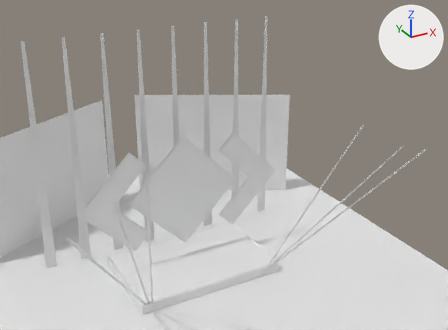
A saved change to the glTF model src/models/scene.glb.
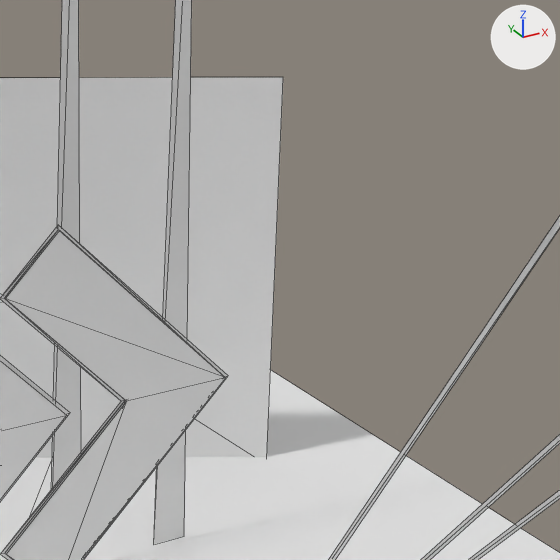
The first picture shows the older version from a 50 mm lens placed at (-13.43, -19.8, 20.33), pointed at (-2.03, 0.94, 9.96). The close-ups show both versions on the part from 49% to 80% of the width and 23% to 65% of the height of that picture. Every picture has the same lights, and +X, +Y and +Z are marked at upper right. The close-ups show mesh edges as thin lines. Where no turn or scale is listed for an object, it has been applied to the vertices.

The older version as bpy lines, for what is in view:
```python
me_plane_001 = bpy.data.meshes.new('Plane.001')
me_plane_001.from_pydata([(-3.32, 0.0, 0.0), (0.0, 0.0, -3.32), (0.0, 0.0, 3.32), (3.32, 0.0, 0.0)], [], [(0, 1, 3), (0, 3, 2)])
me_plane_004 = bpy.data.meshes.new('Plane.004')
me_plane_004.from_pydata([(-0.326, -1.0, 0.0), (0.326, -1.0, 0.0), (-0.286, 0.0, 0.0), (0.286, 0.0, 0.0)], [], [(0, 2, 3), (0, 3, 1)])
me_plane_020 = bpy.data.meshes.new('Plane.020')
me_plane_020.from_pydata(...)  # 12 vertices, 16 faces; spans x -0.97..3.05, y 0.0, z -3.05..3.05
ob_light_2_006 = bpy.data.objects.new('Light 2.006', me_plane_004)
ob_light_2_006.location = (3.63, 5.86, 0.51)
ob_light_2_006.rotation_euler = (-1.137, 0.217, -0.0816)  # degrees (-65, 12, -4.7)
ob_light_2_006.scale = (-0.184, 11.1, 1.0)
ob_middle = bpy.data.objects.new('Middle', me_plane_001)
ob_middle.location = (0.0, 9.28, 4.67)
ob_right_side_back_light = bpy.data.objects.new('Right Side Back light', me_plane_020)
ob_right_side_back_light.location = (3.18, 9.32, 4.67)
# also in view: 'Light 2.005' at (6.5, 3.05, 4.64); 'Sound Right' at (5.93, 17.12, 3.62); 'Plane' at (0.0, 7.63, 0.0); 'Light 2.004' at (5.45, 2.9, 4.96); 'Light 1.001' at (0.0, 12.52, 6.74)
```
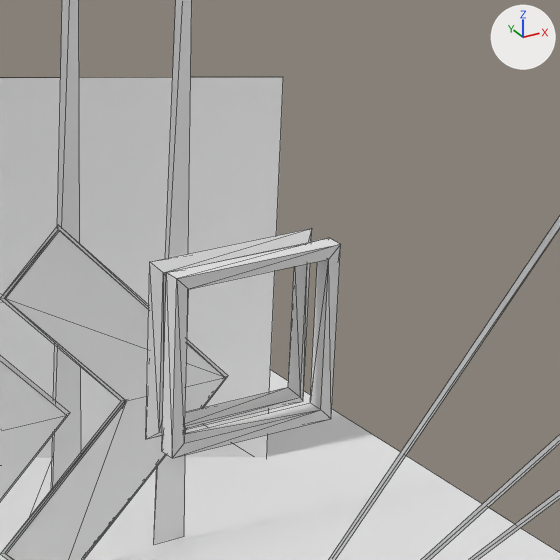
The change, as a diff of the scene's bpy script:
```diff
--- a/src/models/scene.glb.py
+++ b/src/models/scene.glb.py
@@ me_plane_022 @@
+me_plane_022.from_pydata(...)  # 16 vertices, 32 faces; spans x -1.0..1.0, y -0.2..0.0, z -1.0..1.0
@@ me_plane_009 @@
+me_plane_009.from_pydata(...)  # 16 vertices, 32 faces; spans x -1.0..1.0, y -0.2..0.0, z -1.0..1.0
@@ ob_shape_2 @@
+ob_shape_2 = bpy.data.objects.new('Shape 2', me_plane_022)
+ob_shape_2.location = (0.0, 0.21, 10.11)
@@ ob_shape_1 @@
+ob_shape_1 = bpy.data.objects.new('Shape 1', me_plane_009)
+ob_shape_1.location = (0.0, -0.21, 10.11)
```

What differs and where, as boxes [x1, y1, x2, y2] in the close-ups (560 x 560 px):
'Shape 1', added
    after: [162, 238, 341, 458]
'Shape 2', added
    after: [146, 229, 312, 439]
